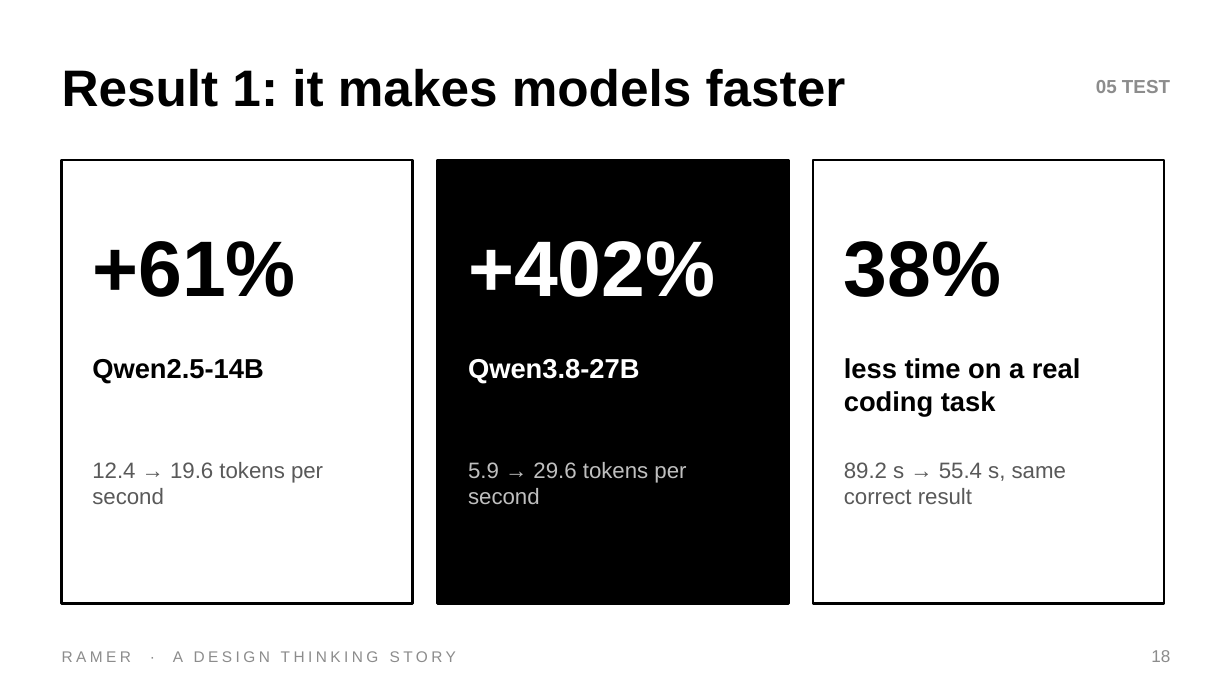
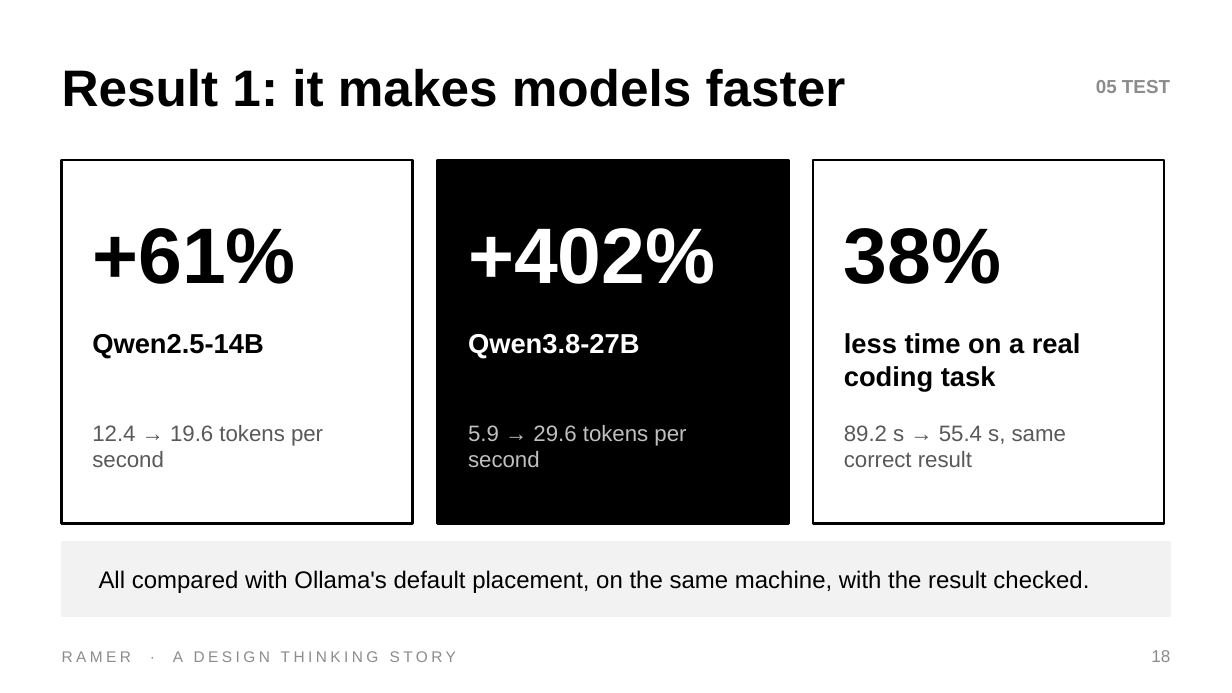
Before and after one commit to DrNeel11/tvarin, a slide deck: slide 18 of docs/Ramer_Design_Thinking.pptx. Drawn at 1232x693 pixels with LibreOffice and Linux fonts; fonts in the diff are those of the drawing. Boxes give left, top, right and bottom in pixels: in the first picture for what was removed or moved away, otherwise in the second. Text is boxed around its words. In the diff, an @@ line names an element or a change of style, - is before the commit and + after.

```diff
--- a/docs/Ramer_Design_Thinking.pptx
+++ b/docs/Ramer_Design_Thinking.pptx
@@ rectangle: place and size @@
-rectangle at (62, 160, 413, 604)
+rectangle at (62, 160, 413, 524)
@@ rectangle: place and size @@
-rectangle at (437, 160, 788, 604)
+rectangle at (437, 160, 788, 524)
@@ rectangle: place and size @@
-rectangle at (813, 160, 1164, 604)
+rectangle at (813, 160, 1164, 524)
@@ 3 texts: place and size @@
-3 texts at (92, 241, 1001, 297)
+3 texts at (92, 228, 1001, 284)
@@ 3 texts: place and size @@
-3 texts at (92, 358, 1081, 416)
+3 texts at (92, 333, 1081, 392)
@@ text "12.4 → 19.6 tokens per ...": place and size @@
-text "12.4 → 19.6 tokens per ..." at (92, 462, 323, 504)
+text "12.4 → 19.6 tokens per ..." at (92, 425, 323, 467)
@@ text "5.9 → 29.6 tokens per ...": place and size @@
-text "5.9 → 29.6 tokens per ..." at (468, 462, 686, 504)
+text "5.9 → 29.6 tokens per ..." at (468, 425, 686, 467)
@@ text "89.2 s → 55.4 s, ...": place and size @@
-text "89.2 s → 55.4 s, ..." at (844, 462, 1066, 504)
+text "89.2 s → 55.4 s, ..." at (844, 425, 1066, 467)
@@ rectangle added at (62, 542, 1170, 616), fill #F2F2F2, outline #F2F2F2 1 pt @@
@@ text added at (99, 570, 1089, 593), 14 pt, text #000000 @@
+All compared with Ollama's default placement, on the same machine, with the result checked.
```
Also in this commit, not shown: 10 other slides changed.
